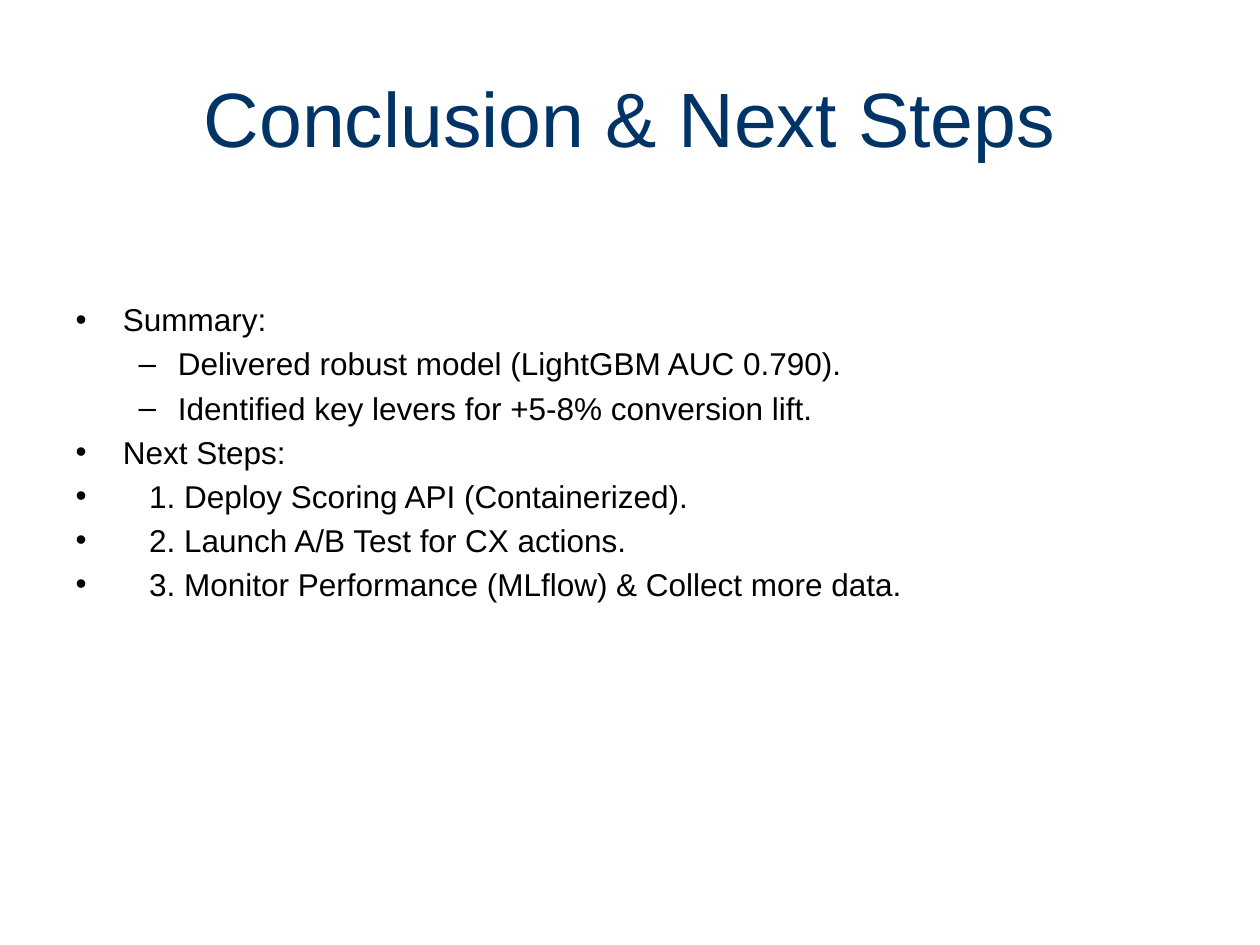
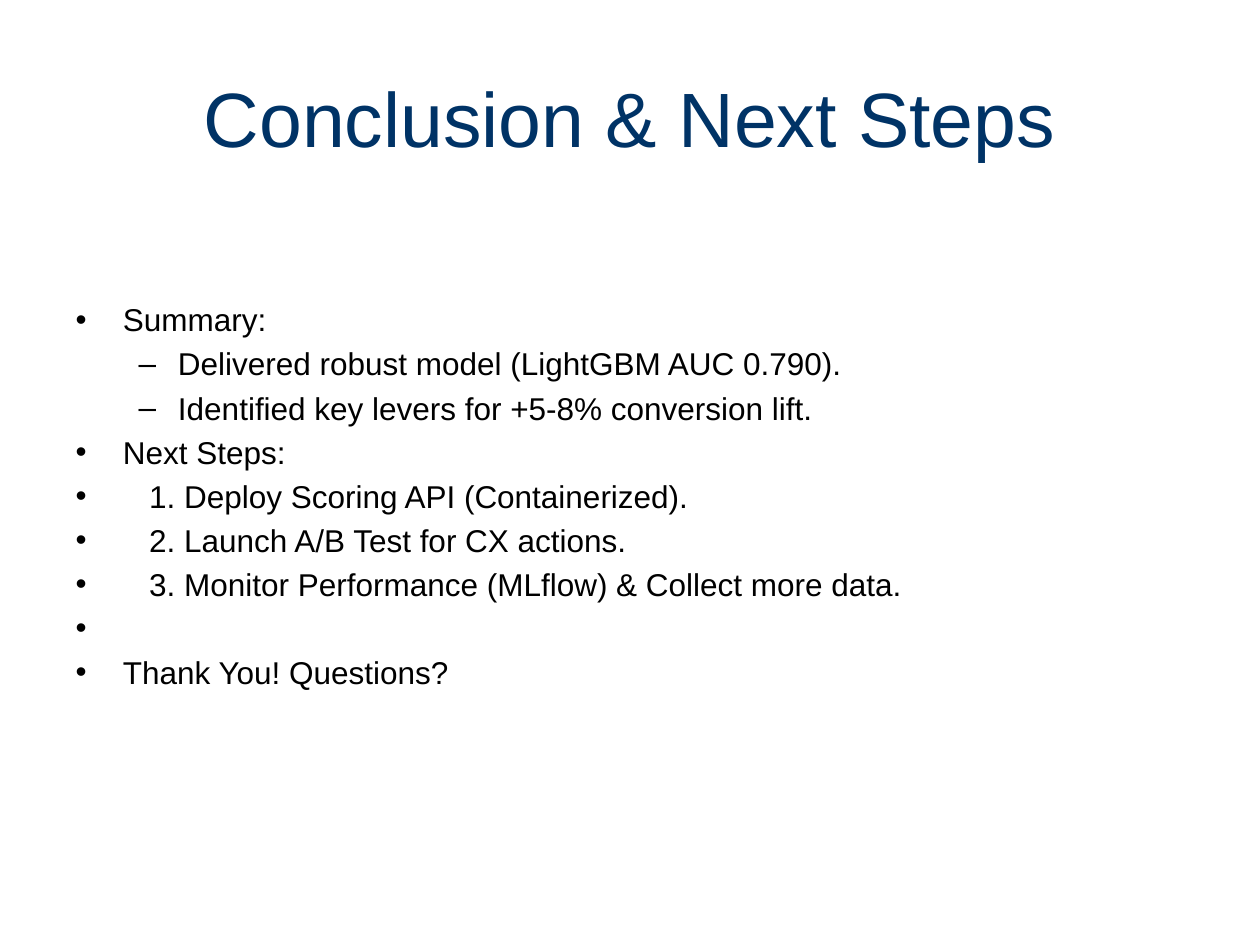
Before and after one commit to Paulino-Cristovao/churn_predictions, a slide deck: slide 10 of Presentations_Resultats_Projet.pptx. Drawn at 1260x945 pixels with LibreOffice and Linux fonts; fonts in the diff are those of the drawing. Boxes give left, top, right and bottom in pixels: in the first picture for what was removed or moved away, otherwise in the second. Text is boxed around its words. In the diff, an @@ line names an element or a change of style, - is before the commit and + after.

```diff
--- a/Presentations_Resultats_Projet.pptx
+++ b/Presentations_Resultats_Projet.pptx
@@ text at box(123, 661, 448, 690): paragraph added @@
+• Thank You! Questions?
```
Also in this commit, not shown: 5 other slides changed, 1 other file.
